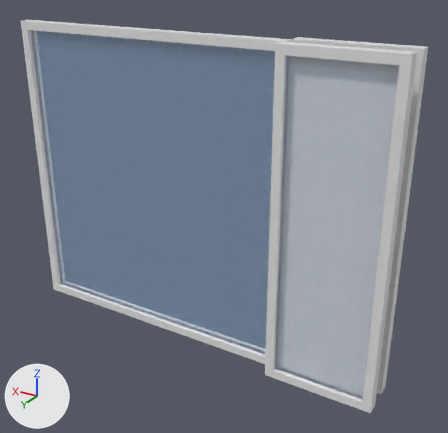
Renders of the FBX model Assets/Prefabs/Models/Room Furniture/Window/slideWindow.fbx from each side of a commit.
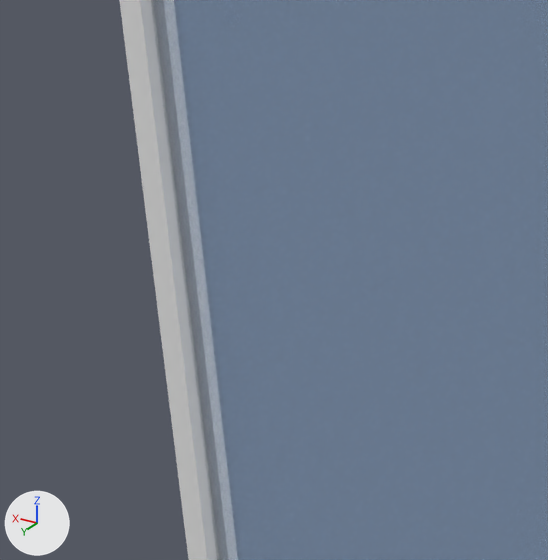
There are two pictures of each version: one whole from a camera (50 mm lens) standing at (-1.581, 2.351, 1.941) and looking at (-0.122, -0.081, 0.725), one close up on the part from 0% to 32% of the width and 25% to 59% of the height. Every picture has the same lights, and +X, +Y and +Z are marked at lower left. The older version's two pictures come first.

In view in the first close-up: 'slideWindowMoving'.
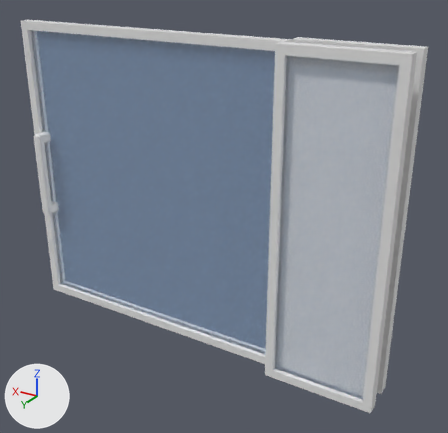
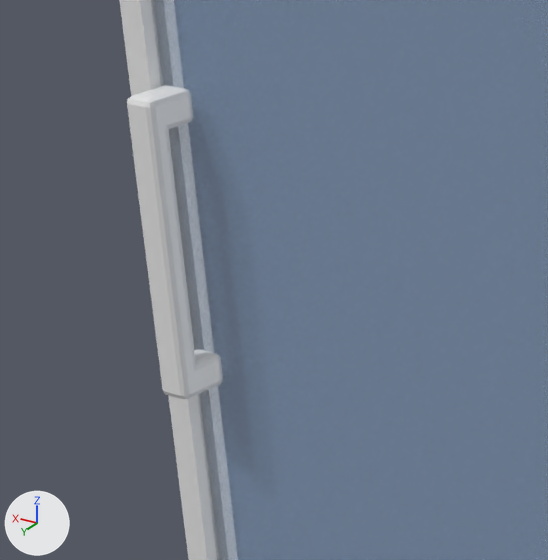
Changed parts and their boxes (x1, y1, x2, y2) in the close-ups (548 x 560 px):
```json
{"part": 1, "of": "me_cube_027", "change": "added", "after": [127, 85, 223, 399]}
```

Scene script edits in JSON lines:
```json
{"block": "me_cube_027", "where": "# used by ob_slidewindowmoving; location = (0.0, 0.0, 0.0)"}
{"op": "remove", "block": "me_cube_027", "code": "me_cube_027.from_pydata(...)  # 24 vertices, 22 faces; spans x -0.47..1.06, y -0.06..0.0, z 0.0..1.6"}
{"op": "add", "block": "me_cube_027", "code": "me_cube_027.from_pydata(...)  # 144 vertices, 140 faces; spans x -0.47..1.06, y -0.06..0.06, z 0.0..1.6"}
{"block": "me_cube_027", "change": "me_cube_027 part 1: a new loose piece of 120 vertices spanning x 0.96..1.01, y -0.02..0.06, z 0.55..1.01, in mat_slidewindowframe (white #e7e7e7)"}
```
